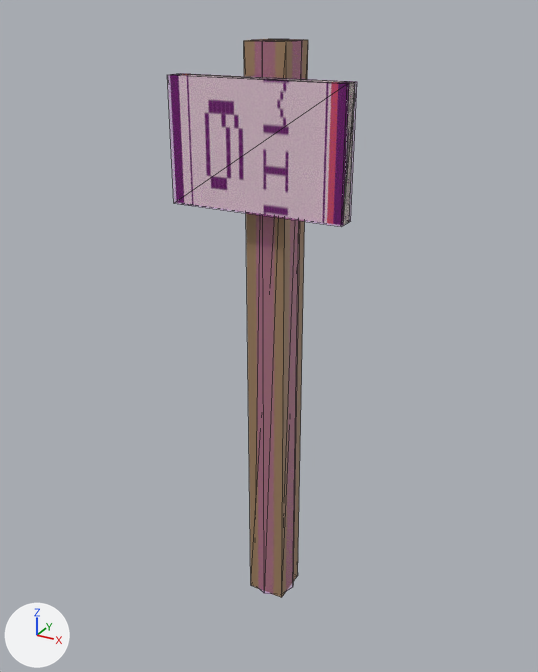
Two versions of the COLLADA model beamng-props/mile-marker/export/dae/milemarker_061.dae, one commit apart.
Before and after are seen from a camera (50 mm lens) standing at (0.801, -1.489, 1.51) and looking at (-0.013, -0.008, 0.77). Arrows for +X, +Y and +Z are at lower left; the lights stay in place. The first picture is the older version. Mesh edges are drawn as thin lines. Where no turn or scale is listed for an object, it has been applied to the vertices.

The first picture shows 'Colmesh_post-1', 'Colmesh_sign-1', 'post', 'sign'.
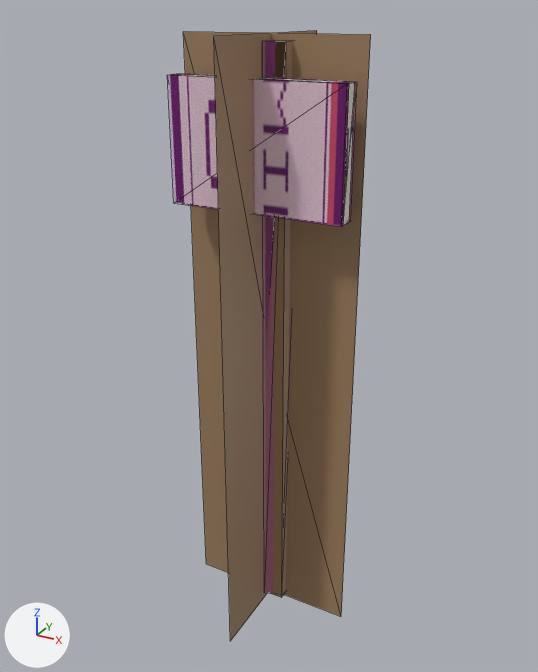
The newer file is also turned or shifted as a whole; pictures and numbers use the older file's frame.

Boxes (x1, y1, x2, y2) around the edits, measured in the pictures (538 x 672 px):
'milemarker_061_a50', added (brown)
    after: (183, 30, 371, 641)
'post', deleted (brown)
    before: (244, 39, 308, 598)
'milemarker_061_a800', now drawn
    after: (171, 40, 355, 598)
    faces in mat_wood_060 (brown #a08161): (269, 40, 292, 598)
    faces in mat_sign_060 (picture img_mile_061_png): (171, 74, 355, 225)
'sign', deleted
    before: (174, 74, 355, 225)

What changed in the scene script:
```text
Add me_milemarker_061_a800:
    me_milemarker_061_a800.from_pydata(...)  # a box spanning x -0.05..0.05, y -0.05..0.05, z 0.0..1.45, material slot 0; a box spanning x -0.21..0.21, y -0.095..-0.065, z 1.1..1.38, material slot 1
    me_milemarker_061_a800.materials.append(mat_wood_060)  # brown #a08161
    me_milemarker_061_a800.materials.append(mat_sign_060)  # picture img_mile_061_png
Add me_milemarker_061_a50:
    me_milemarker_061_a50.from_pydata([(-0.22, 0.0, -0.014), (0.22, 0.0, -0.014), (0.22, 0.0, 1.464), (-0.22, 0.0, 1.464), (0.0, -0.22, -0.014), (0.0, 0.22, -0.014), (0.0, 0.22, 1.464), (0.0, -0.22, 1.464)], [], [(1, 3, 0), (5, 7, 4), (1, 2, 3), (5, 6, 7)])
    me_milemarker_061_a50.materials.append(mat_wood_060)  # brown #a08161
Change ob_milemarker_061_a800:
    ob_milemarker_061_a800: bpy.data.objects.new('milemarker_061_a800', None) -> bpy.data.objects.new('milemarker_061_a800', me_milemarker_061_a800)
Remove ob_post:
    ob_post = bpy.data.objects.new('post', me_cube)
    ob_post.location = (0.0, 0.0, 0.725)
Remove ob_sign:
    ob_sign = bpy.data.objects.new('sign', me_cube_001)
    ob_sign.location = (0.0, -0.08, 1.24)
Add ob_milemarker_061_a50:
    ob_milemarker_061_a50 = bpy.data.objects.new('milemarker_061_a50', me_milemarker_061_a50)
    ob_milemarker_061_a50.location = (0.0, -0.022, 0.0)
```
